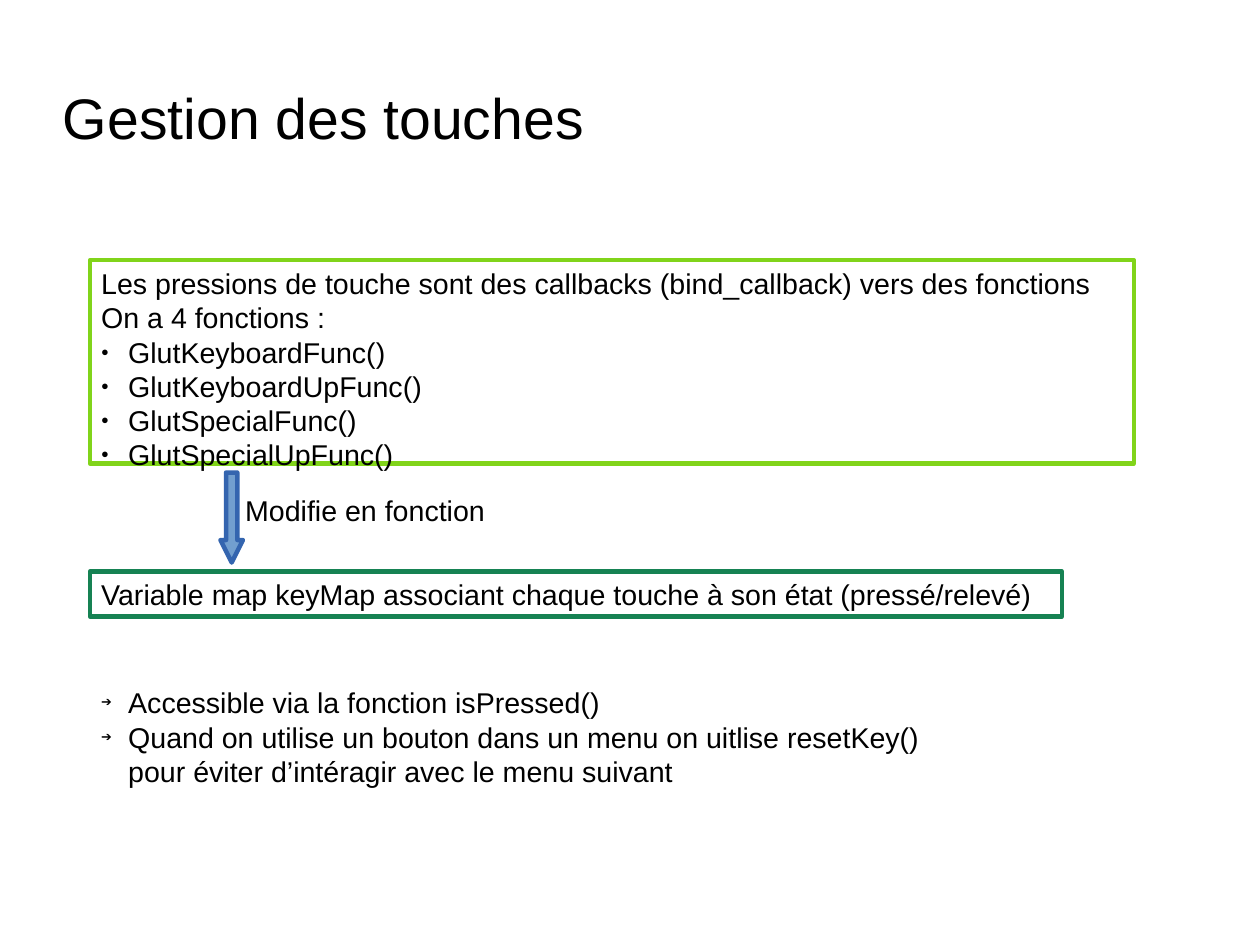
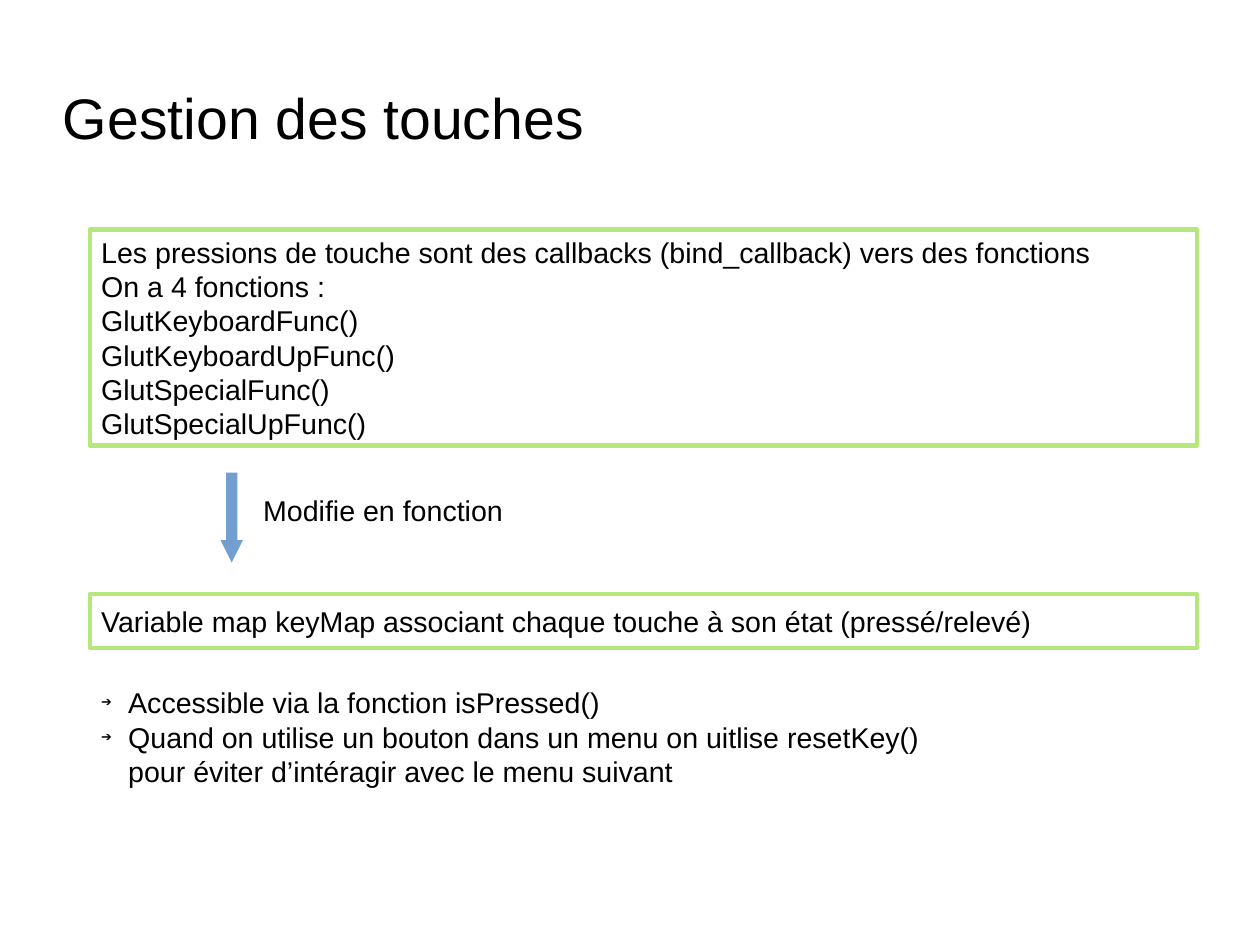
Before and after one commit to nponsard/G2_G4_Bennacer_Lesbros_MathieuDrif_Ponsard_Tritz, a slide deck: slide 11 of docs/Presentation.odp. Drawn at 1260x945 pixels with LibreOffice and Linux fonts; fonts in the diff are those of the drawing; background and template pictures are left out. Boxes give left, top, right and bottom in pixels: in the first picture for what was removed or moved away, otherwise in the second. Text is boxed around its words. In the diff, an @@ line names an element or a change of style, - is before the commit and + after.

```diff
--- a/docs/Presentation.odp
+++ b/docs/Presentation.odp
@@ rectangle "Les pressions de touche sont ..." resized from (x1=90, y1=261, x2=1134, y2=464) to (x1=90, y1=230, x2=1198, y2=446) @@
@@ rectangle "Les pressions de touche sont ..." at (x1=90, y1=230, x2=1198, y2=446): vertical alignment top to middle; outline #81D41A 2.83 pt to #B5E77D 2.83 pt @@
@@ text in rectangle at (x1=101, y1=310, x2=395, y2=440): bullet ● to none @@
@@ left arrow at (x1=220, y1=473, x2=243, y2=563): outline #3465AF 2.83 pt to none @@
@@ text "Modifie en fonction" moved from (x1=245, y1=500, x2=485, y2=522) to (x1=263, y1=500, x2=503, y2=522) @@
@@ rectangle "Variable map keyMap associant chaque ..." resized from (x1=90, y1=572, x2=1062, y2=616) to (x1=90, y1=595, x2=1198, y2=648) @@
@@ rectangle "Variable map keyMap associant chaque ..." at (x1=90, y1=595, x2=1198, y2=648): vertical alignment top to middle; outline #168253 2.83 pt to #B5E77D 2.83 pt @@
```
Also in this commit, not shown: 2 other slides changed, 3 other files.
